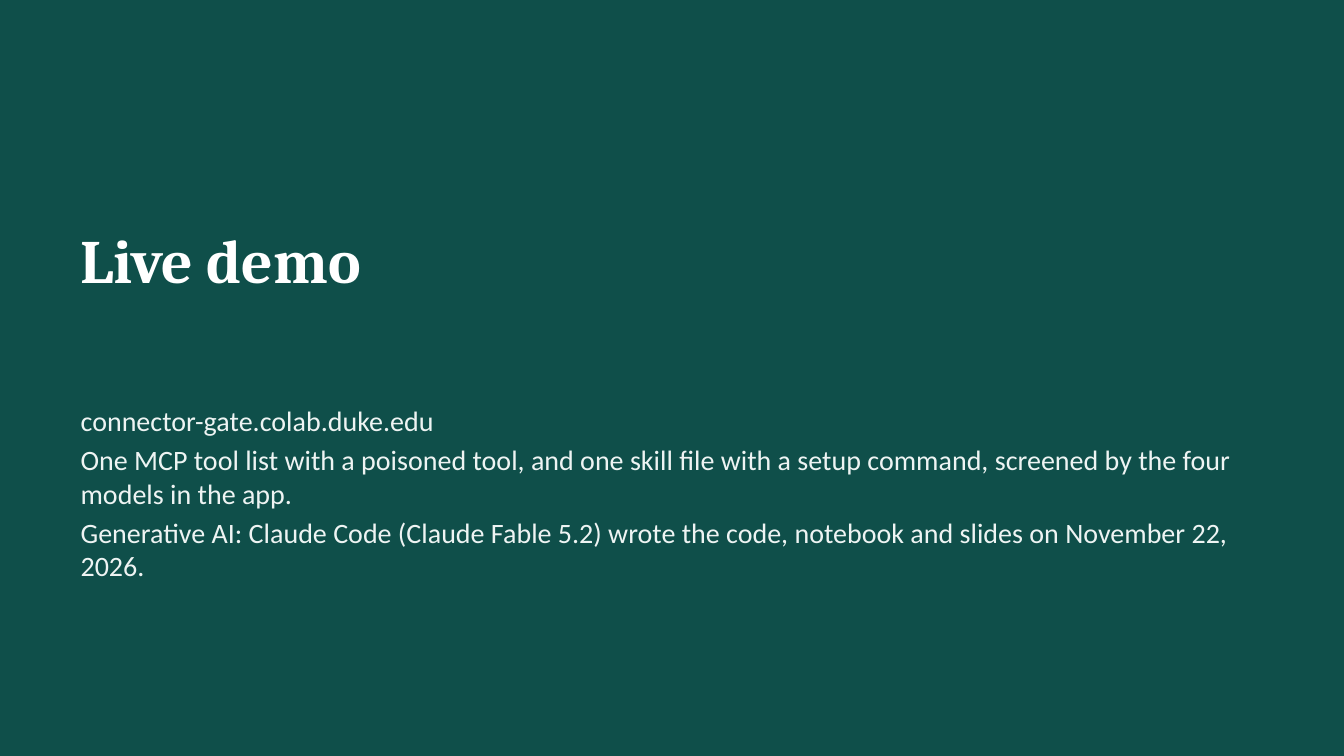
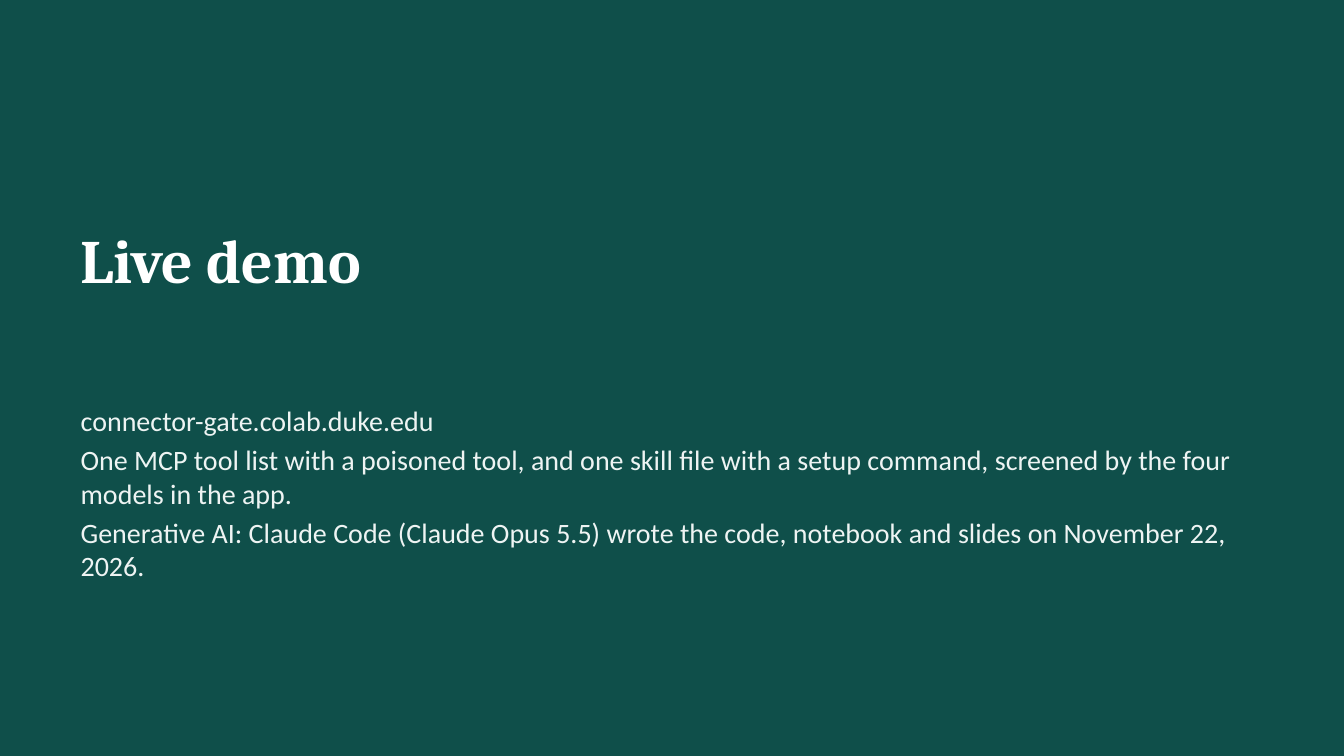
Before and after one commit to jonasneves/connector-gate, a slide deck: slide 10 of slides.pptx. Drawn at 1344x756 pixels with LibreOffice and Linux fonts; fonts in the diff are those of the drawing. Boxes give left, top, right and bottom in pixels: in the first picture for what was removed or moved away, otherwise in the second. Text is boxed around its words. In the diff, an @@ line names an element or a change of style, - is before the commit and + after.

```diff
--- a/slides.pptx
+++ b/slides.pptx
@@ text at bbox=[81, 522, 1225, 576]: text changed @@
-Generative AI: Claude Code (Claude Fable 5.2) wrote the code, notebook and slides on November 22, 2026.
+Generative AI: Claude Code (Claude Opus 5.5) wrote the code, notebook and slides on November 22, 2026.
```
Also in this commit, not shown: 2 other slides changed.
